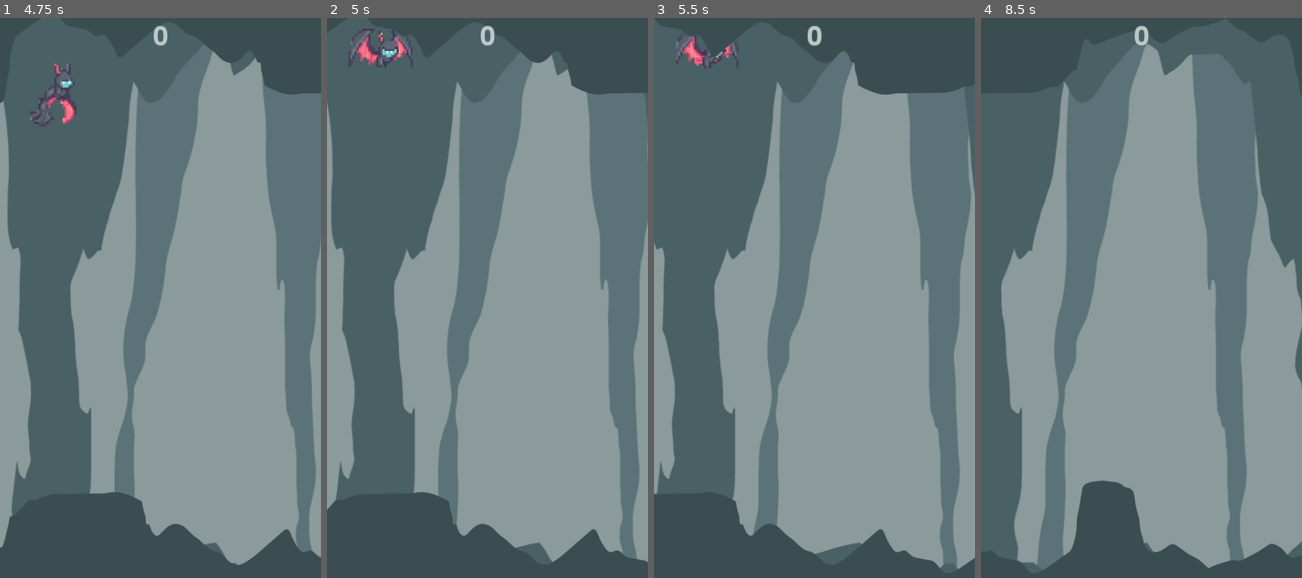
Above: before the commit, frames 1-4 (left to right).
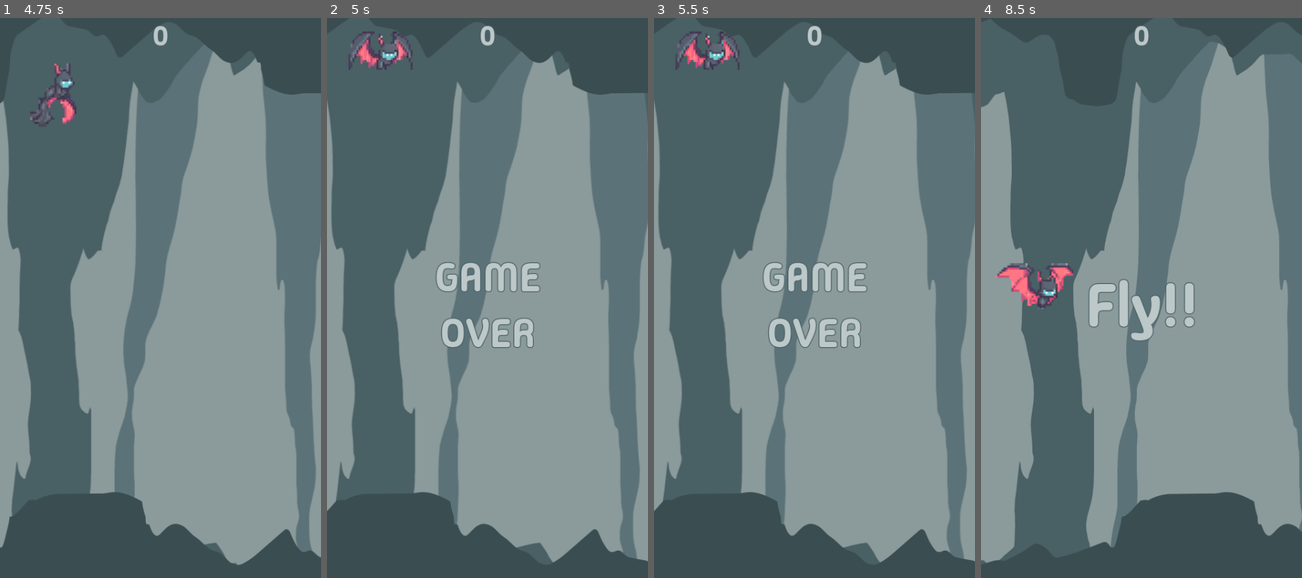
Above: after the commit, the same moments.

Repository: lazaromenezes/edx-games50
Game: Godot game, scene res://scenes/main.tscn
Two runs of this game, one before a commit and one after it. Both use one fixed random seed, a clock stepped at 60 frames per second and the inputs below.
Inputs:
- Up to frame 1 (4.75 s): tap Enter at 0.5, 2.75 s; tap Space (flap) at 0.77, 1.07, 1.52, 1.82, 2, 3.02, 3.32, 3.77, 4.07, 4.52 s
- Up to frame 2 (5 s): tap Space (flap) at 4.82 s
- Up to frame 3 (5.5 s): no input
- Up to frame 4 (8.5 s): tap Space (flap) at 6.02, 6.32, 6.77, 7.07, 7.52, 7.82 s

Frame 1 is identical in both runs. In frame 2, 2.5% of the frame differs, in the area x 0-100%, y 1-98%; in frame 3, 15%; in frame 4, 45%, in the area x 0-100%, y 4-99%.

Commit message:
Add up and bottom collision

Diff:
--- a/batty_tap/project.godot
+++ b/batty_tap/project.godot
@@ -43,6 +43,12 @@
 ]
 }
 
+[layer_names]
+
+2d_physics/layer_1="walls"
+2d_physics/layer_2="bat"
+2d_physics/layer_3="gap"
+
 [rendering]
 
 renderer/rendering_method="gl_compatibility"
--- a/batty_tap/scenes/bat/bat.tscn
+++ b/batty_tap/scenes/bat/bat.tscn
@@ -74,6 +74,8 @@
 }
 
 [node name="Bat" type="CharacterBody2D"]
+collision_layer = 2
+collision_mask = 0
 script = ExtResource("1_mug2b")
 
 [node name="Sprite2D" type="Sprite2D" parent="."]
--- a/batty_tap/scenes/cave_front/cave_front.gd
+++ b/batty_tap/scenes/cave_front/cave_front.gd
@@ -1,4 +1,6 @@
 extends Node2D
+
+signal hit()
 
 const MOVE_SPEED: float = 120
 const INITIAL_POSITION: float = 998
@@ -9,3 +11,6 @@
 
 	if $CaveSprite.position.x < LOOPING_POINT:
 		$CaveSprite.position.x = INITIAL_POSITION
+
+func _on_hit(body: Node2D):
+	hit.emit()
--- a/batty_tap/scenes/cave_front/cave_front.tscn
+++ b/batty_tap/scenes/cave_front/cave_front.tscn
@@ -1,11 +1,35 @@
-[gd_scene load_steps=3 format=3 uid="uid://bwrv8xbaij5wi"]
+[gd_scene load_steps=4 format=3 uid="uid://bwrv8xbaij5wi"]
 
 [ext_resource type="Script" path="res://scenes/cave_front/cave_front.gd" id="1_7u03y"]
 [ext_resource type="Texture2D" uid="uid://k68fwseyshsn" path="res://assets/cave/cave_front.png" id="2_gh3hs"]
 
+[sub_resource type="RectangleShape2D" id="RectangleShape2D_4s6w0"]
+size = Vector2(2000, 20)
+
 [node name="CaveFront" type="Node2D"]
 script = ExtResource("1_7u03y")
+metadata/_edit_horizontal_guides_ = [819.0, 784.0, 802.0, 706.0, 827.0, 742.0]
+metadata/_edit_vertical_guides_ = [1931.0, 1902.0, 1872.0, 1798.0, 1777.0, 1723.0, 1624.0, 987.0]
 
 [node name="CaveSprite" type="Sprite2D" parent="."]
 position = Vector2(1000, 410)
 texture = ExtResource("2_gh3hs")
+metadata/_edit_lock_ = true
+
+[node name="LowerCollision" type="Area2D" parent="."]
+position = Vector2(0, 810)
+collision_mask = 2
+
+[node name="CollisionShape2D" type="CollisionShape2D" parent="LowerCollision"]
+position = Vector2(1000, 20)
+shape = SubResource("RectangleShape2D_4s6w0")
+
+[node name="UpperCollision" type="Area2D" parent="."]
+collision_mask = 2
+
+[node name="CollisionShape2D" type="CollisionShape2D" parent="UpperCollision"]
+position = Vector2(1000, 20)
+shape = SubResource("RectangleShape2D_4s6w0")
+
+[connection signal="body_entered" from="LowerCollision" to="." method="_on_hit"]
+[connection signal="body_entered" from="UpperCollision" to="." method="_on_hit"]
--- a/batty_tap/scenes/crystal/crystal.tscn
+++ b/batty_tap/scenes/crystal/crystal.tscn
@@ -19,12 +19,15 @@
 
 [node name="Upper" type="Area2D" parent="."]
 position = Vector2(0, -286)
+collision_mask = 2
 
 [node name="CollisionShape2D" type="CollisionShape2D" parent="Upper"]
 shape = SubResource("RectangleShape2D_l6lhc")
 debug_color = Color(0.418947, 0.600387, 0.199131, 0.42)
 
 [node name="Gap" type="Area2D" parent="."]
+collision_layer = 4
+collision_mask = 2
 
 [node name="CollisionShape2D" type="CollisionShape2D" parent="Gap"]
 shape = SubResource("RectangleShape2D_p4lyu")
@@ -32,6 +35,7 @@
 
 [node name="Lower" type="Area2D" parent="."]
 position = Vector2(0, 286)
+collision_mask = 2
 
 [node name="CollisionShape2D" type="CollisionShape2D" parent="Lower"]
 shape = SubResource("RectangleShape2D_m6b8n")
--- a/batty_tap/scenes/main.tscn
+++ b/batty_tap/scenes/main.tscn
@@ -58,6 +58,7 @@
 [node name="CountdownLayer" parent="." instance=ExtResource("7_et4ii")]
 
 [connection signal="timeout" from="SpawnTimer" to="." method="_on_spawn_timer_timeout"]
+[connection signal="hit" from="CaveFront" to="." method="_on_hit"]
 [connection signal="quit" from="GameOverLayer" to="." method="_on_game_over_layer_quit"]
 [connection signal="restarted" from="GameOverLayer" to="." method="_on_game_over_layer_restarted"]
 [connection signal="finished" from="CountdownLayer" to="." method="_on_countdown_layer_finished"]
